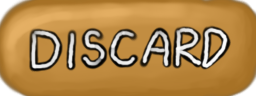
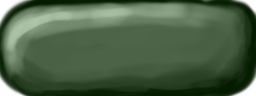
The second 256x96 image is a revision of the first. Changes to its layers:
hid "Discard" over [28,25,231,73]
hid "Discard Color" over [0,0,256,96]
showed "Start Color" over [0,0,256,96]
